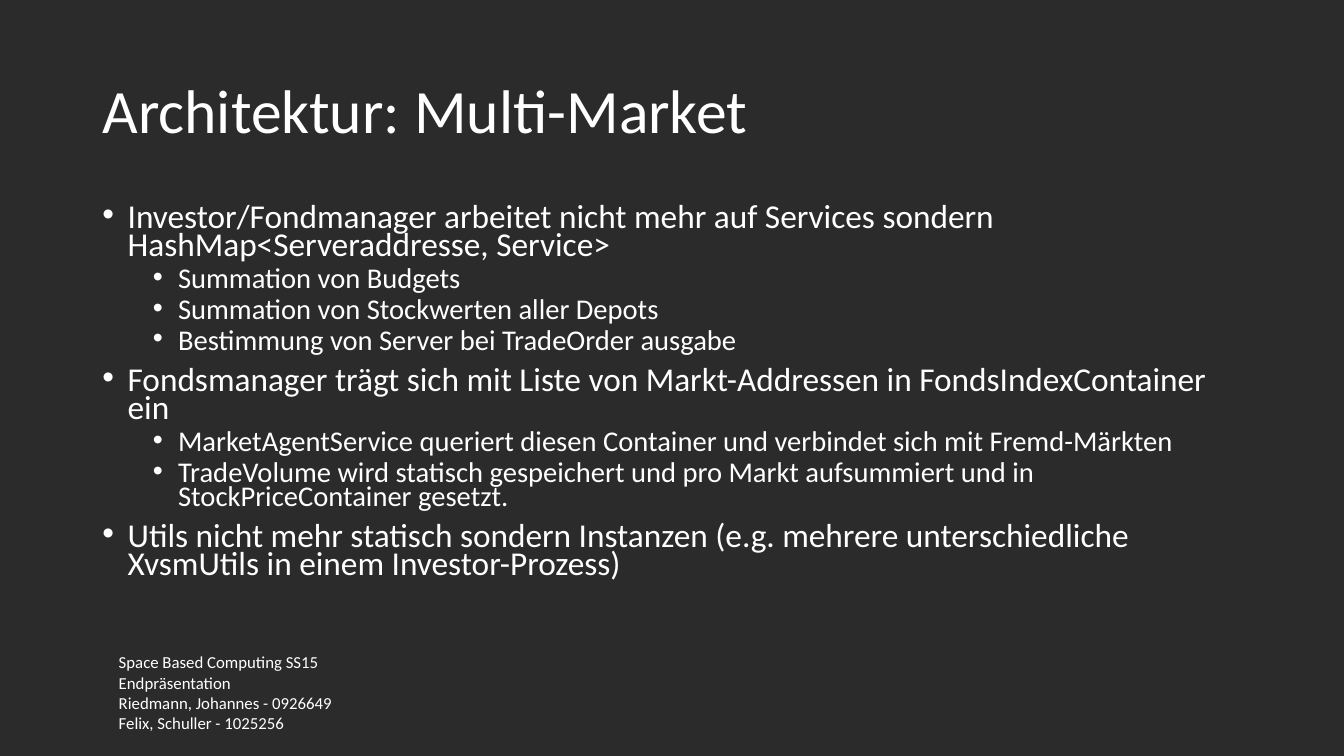
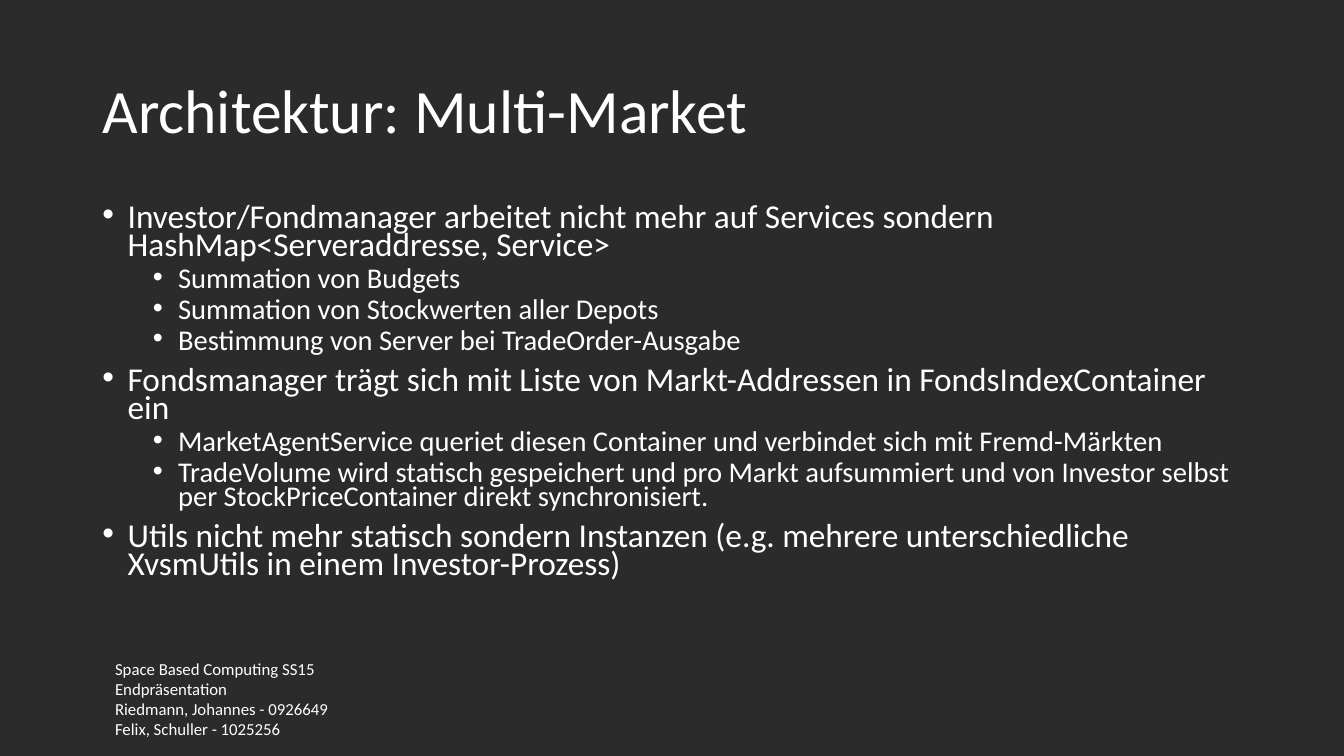
Before and after one commit to fexman/SpaceBasedSS15GsiLuetNit, a slide deck: slide 7 of presentation/presentation.pptx. Drawn at 1344x756 pixels with LibreOffice and Linux fonts; fonts in the diff are those of the drawing; background and template pictures are left out; a plain dark background stands for a picture behind light text. Boxes give left, top, right and bottom in pixels: in the first picture for what was removed or moved away, otherwise in the second. Text is boxed around its words. In the diff, an @@ line names an element or a change of style, - is before the commit and + after.

```diff
--- a/presentation/presentation.pptx
+++ b/presentation/presentation.pptx
@@ text at <box>178,330,740,355</box>: text changed @@
-  • Bestimmung von Server bei TradeOrder ausgabe
+  • Bestimmung von Server bei TradeOrder-Ausgabe
@@ text at <box>178,431,1229,511</box>: text changed @@
-  • MarketAgentService queriert diesen Container und verbindet sich mit Fremd-Märkten
-  • TradeVolume wird statisch gespeichert und pro Markt aufsummiert und in StockPriceContainer gesetzt.
+  • MarketAgentService queriet diesen Container und verbindet sich mit Fremd-Märkten
+  • TradeVolume wird statisch gespeichert und pro Markt aufsummiert und von Investor selbst per StockPriceContainer direkt synchronisiert.
@@ text "Space Based Computing SS15": place and size @@
-text "Space Based Computing SS15" at <box>119,656,332,731</box>
+text "Space Based Computing SS15" at <box>115,663,328,737</box>
```
Also in this commit, not shown: 11 other slides changed.
